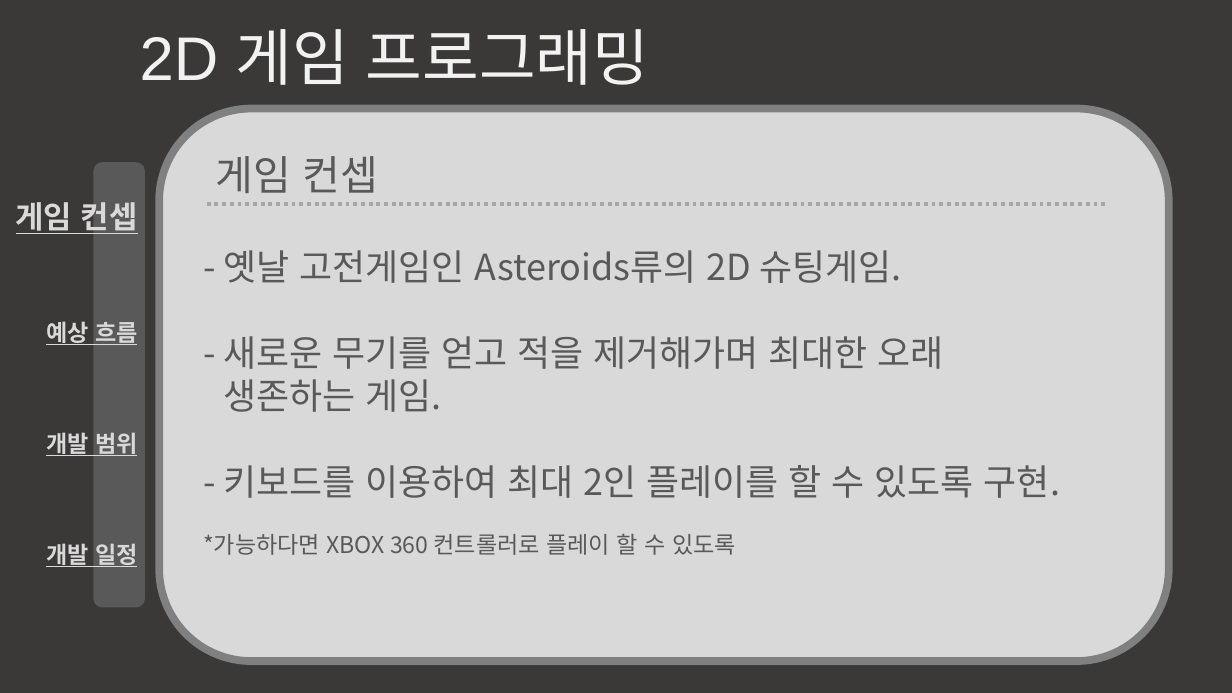
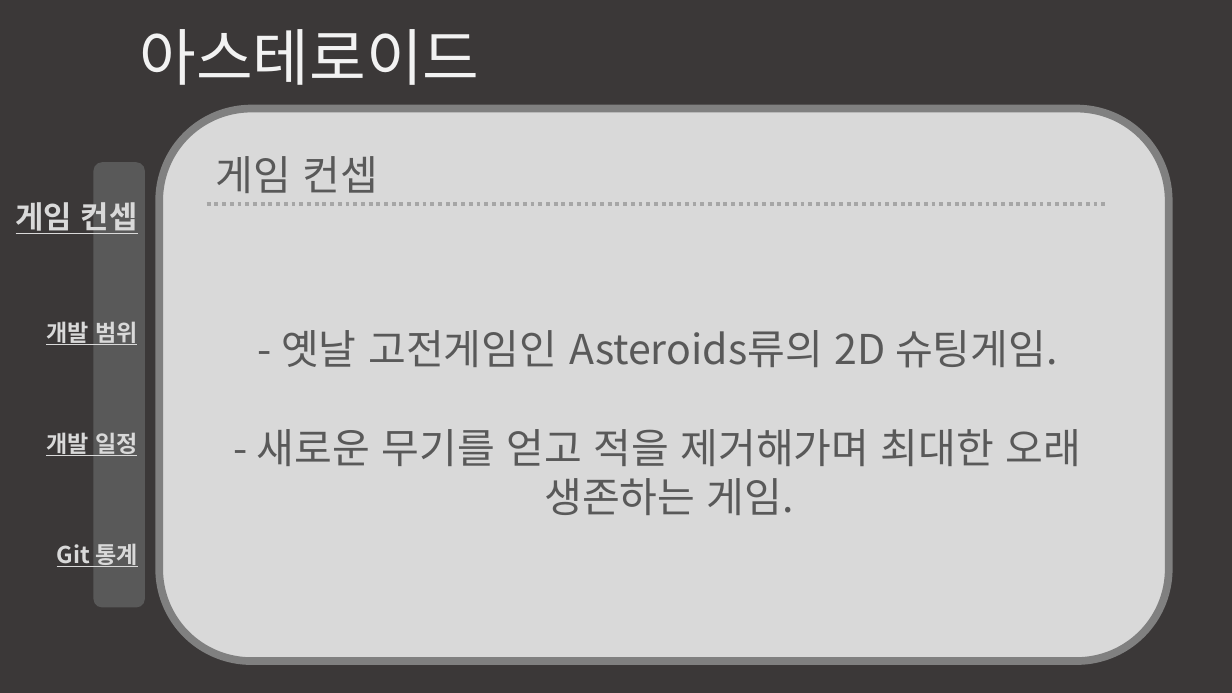
Before and after one commit to mado0421/2DGameProgrammingProject, a slide deck: slide 1 of 2DGP_2차발표.pptx. Drawn at 1232x693 pixels with LibreOffice and Linux fonts; fonts in the diff are those of the drawing. Boxes give left, top, right and bottom in pixels: in the first picture for what was removed or moved away, otherwise in the second. Text is boxed around its words. In the diff, an @@ line names an element or a change of style, - is before the commit and + after.

```diff
--- a/2DGP_2차발표.pptx
+++ b/2DGP_2차발표.pptx
@@ text at box(140, 29, 480, 85): text changed @@
-2D 게임 프로그래밍
+아스테로이드
@@ text at box(46, 321, 138, 345): paragraph removed @@
-예상 흐름
@@ text "- 옛날 고전게임인 Asteroids류의 2D ...": place and size @@
-text "- 옛날 고전게임인 Asteroids류의 2D ..." at box(203, 250, 1060, 555)
+text "- 옛날 고전게임인 Asteroids류의 2D ..." at box(257, 330, 1082, 515)
@@ text "- 옛날 고전게임인 Asteroids류의 2D ..." at box(257, 330, 1082, 515): size 28 to 32 pt; alignment left to centre @@
@@ text at box(203, 465, 1060, 555): paragraphs removed @@
-- 키보드를 이용하여 최대 2인 플레이를 할 수 있도록 구현.
-*가능하다면 XBOX 360 컨트롤러로 플레이 할 수 있도록
@@ text at box(57, 543, 138, 567): paragraph added @@
+Git 통계
```
Also in this commit, not shown: 3 other slides changed, 1 slide added, 1 other file.
